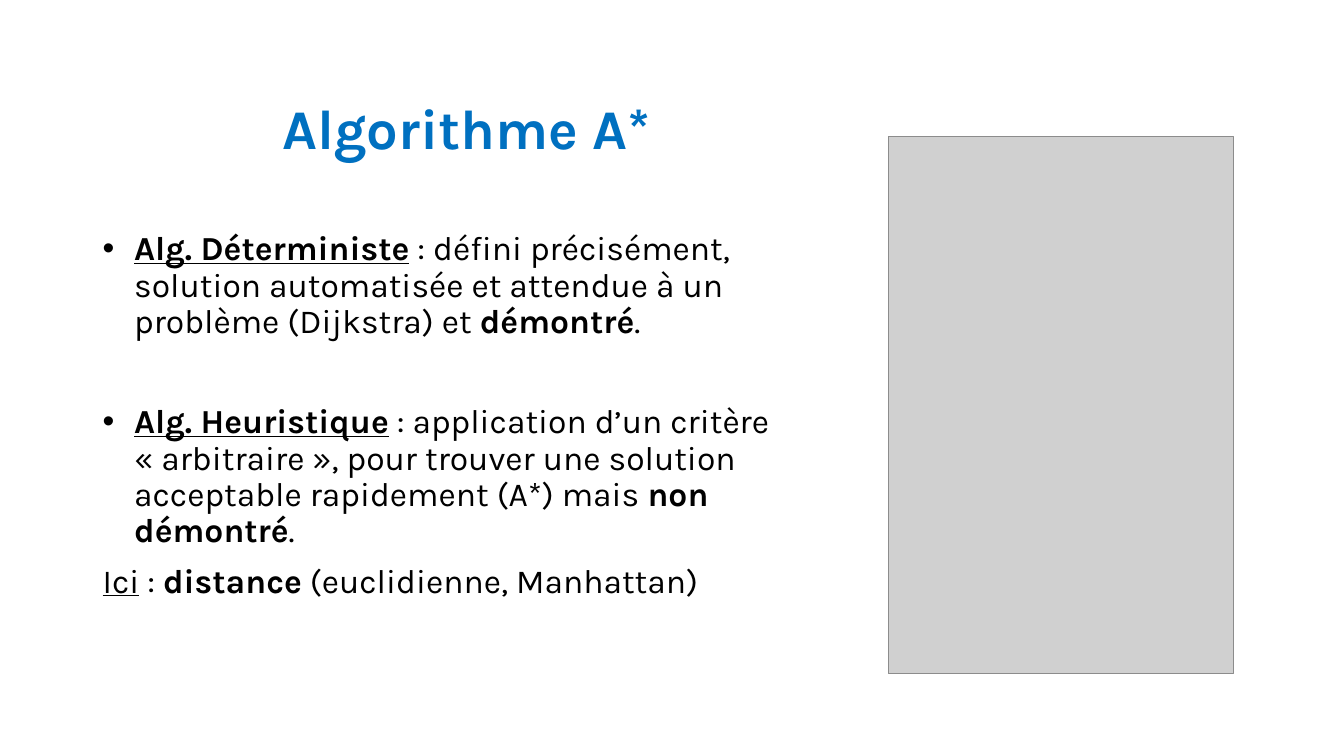
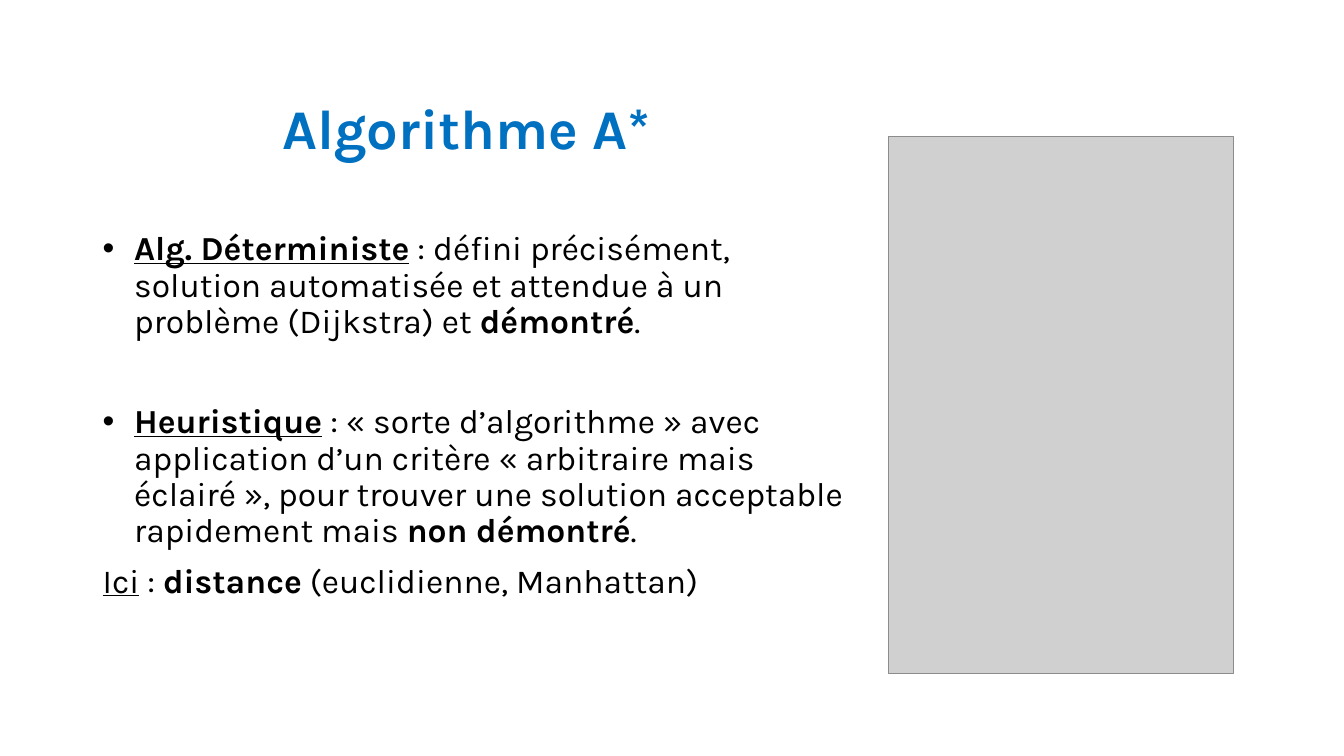
Before and after one commit to lmayer65/NSI_0, a slide deck: slide 13 of Grand Oral/Chemin_Plus_Court/Chemin_Plus_Court.pptx. Drawn at 1344x756 pixels with LibreOffice and Linux fonts; fonts in the diff are those of the drawing; grey boxes stand for pictures. Boxes give left, top, right and bottom in pixels: in the first picture for what was removed or moved away, otherwise in the second. Text is boxed around its words. In the diff, an @@ line names an element or a change of style, - is before the commit and + after.

```diff
--- a/Grand Oral/Chemin_Plus_Court/Chemin_Plus_Court.pptx
+++ b/Grand Oral/Chemin_Plus_Court/Chemin_Plus_Court.pptx
@@ text at (134,409,843,550): text changed @@
-• Alg. Heuristique : application d’un critère « arbitraire », pour trouver une solution acceptable rapidement (A*) mais non démontré.
+• Heuristique : « sorte d’algorithme » avec application d’un critère « arbitraire mais éclairé », pour trouver une solution acceptable rapidement mais non démontré.
```
Also in this commit, not shown: 3 other slides changed, 1 slide added, 1 other file.
